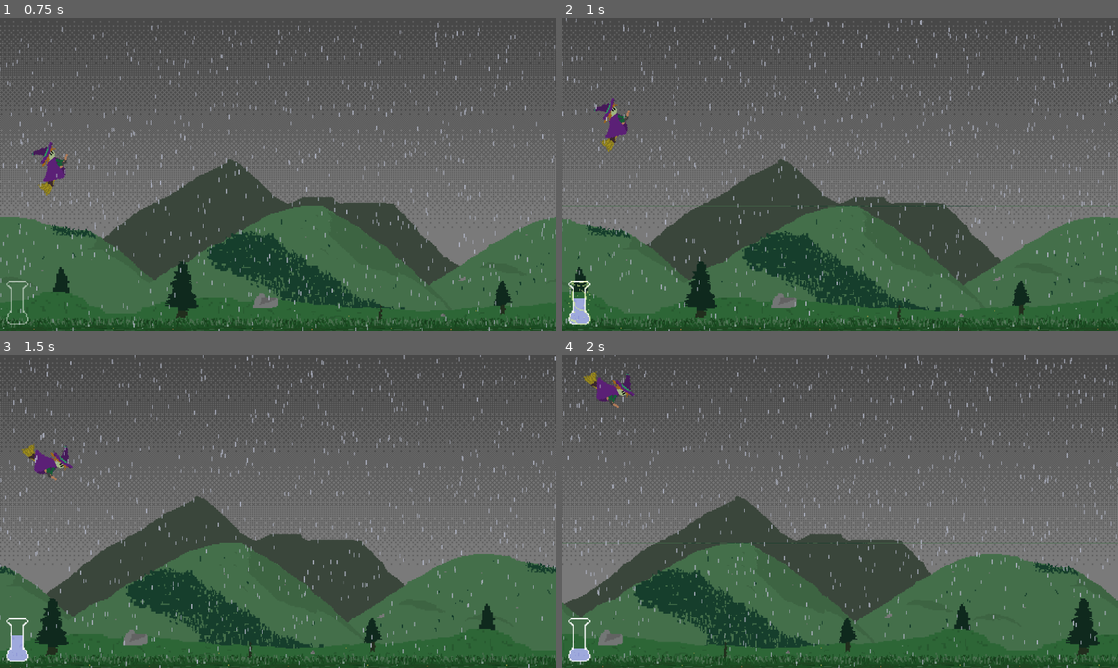
Above: before the commit, frames 1-4 (two rows, left to right).
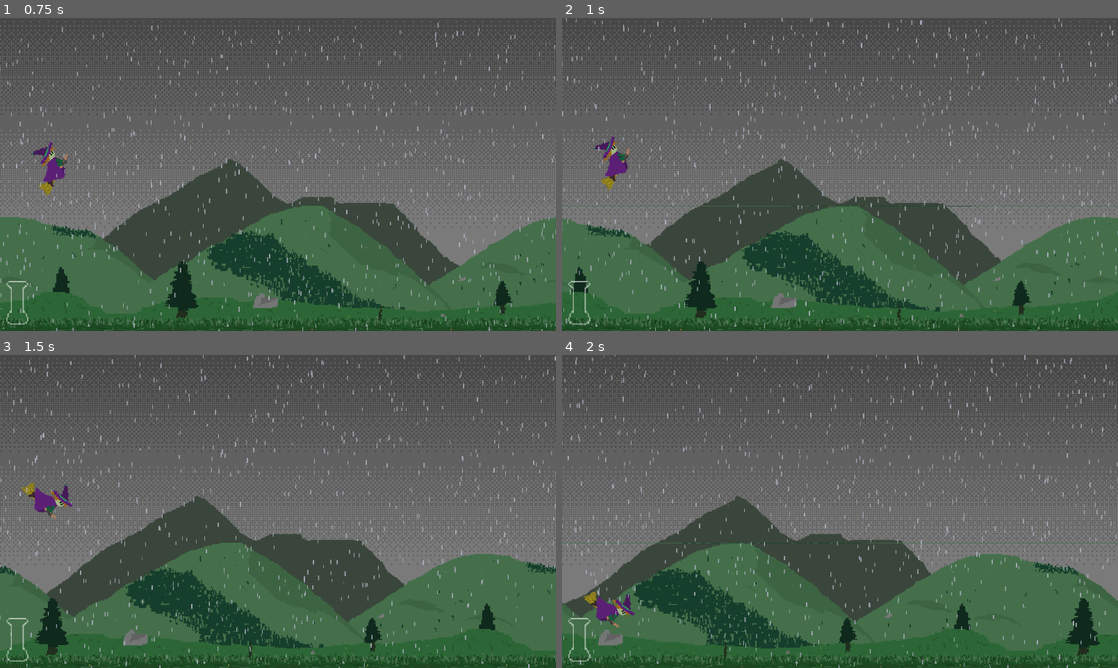
Above: after the commit, the same moments.

Repository: ClementRivaille/storm-witch
Game: Godot game, scene res://main.tscn
Same seed, same stepped clock (60 frames per second), same inputs: the game is played once before the commit and once after it.
Inputs:
- Up to frame 1 (0.75 s): hold Up (up) from 0.53 s (still down)
- Up to frame 2 (1 s): keep holding Up (up); tap Space (jump) at 0.77 s
- Up to frame 3 (1.5 s): release Up (up) at 1.28 s; hold Down (down) from 1.28 s (still down)
- Up to frame 4 (2 s): keep holding Down (down); tap Space (jump) at 1.52 s

Frame 1 is identical in both runs. In frame 2, 1.2% of the frame differs, in the area x 1-13%, y 25-98%; in frame 3, 1.2%, in the area x 1-14%, y 28-98%; in frame 4, 1.1%.

Commit message:
feat: music composition

Diff:
--- a/scripts/Store.gd
+++ b/scripts/Store.gd
@@ -5,7 +5,7 @@
 @export var jump_cost := 3
 @export var levelup_cost := 6
 
-var pearls := 9
+var pearls := 0
 var current_level := 0
 
 signal pearls_updated(value: int)
Not shown, added: assets/music/end.wav
Not shown, added: assets/music/level_1.wav
Not shown, added: assets/music/level_2.wav
Not shown, added: assets/music/level_3.wav
Not shown, added: assets/music/level_4.wav
Not shown, added: assets/music/level_5.wav
Not shown, changed: assets/sprites/pixelorama/ennemis.pxo
